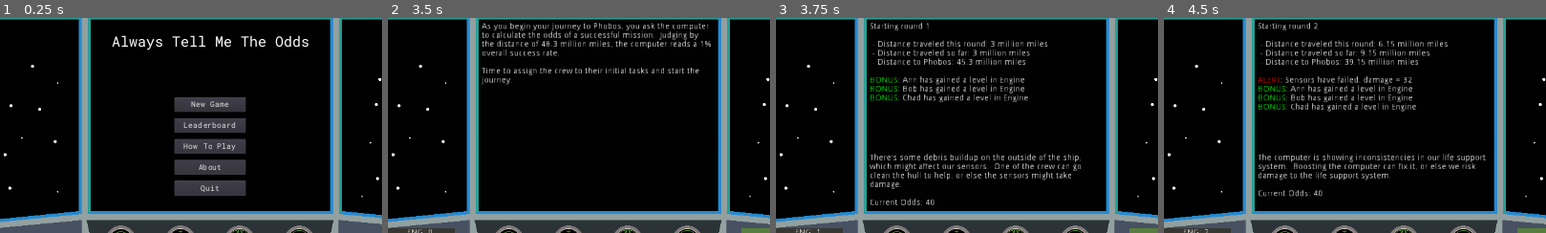
Above: before the commit, frames 1-4 (left to right).
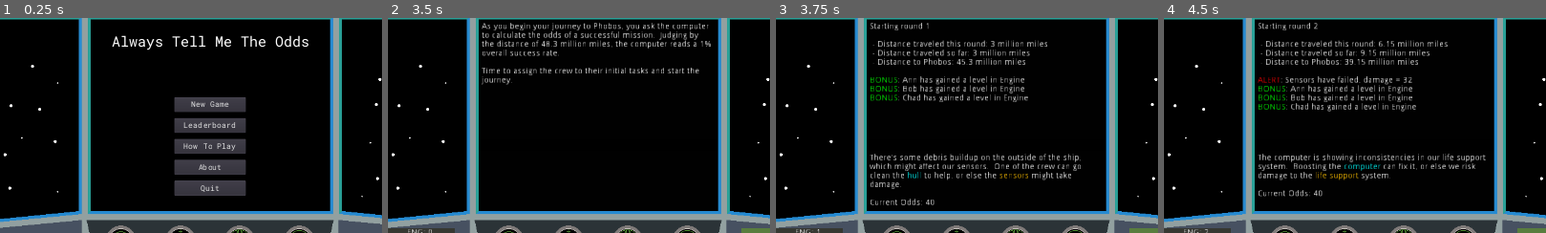
Above: after the commit, the same moments.

Repository: cparlette/alwaystellmetheodds
Game: Godot game, scene res://MainMenu.tscn
The game is run twice, just before and just after one commit, with the same random seed, the same clock (stepped at 60 frames per second) and the same inputs.
Inputs:
- Up to frame 1 (0.25 s): no input
- Up to frame 2 (3.5 s): click "New Game" at 0.5 s; click "Phobos - Easy" at 1.25 s; click "Phobos - Easy" at 2 s; click "Start" at 2.75 s
- Up to frame 3 (3.75 s): click "New Round" at 3.5 s
- Up to frame 4 (4.5 s): click "New Round" at 4.25 s
The pictures show only the part of the screen within x 22-72%, y 2-52%; the shares and areas given below are measured in that part.

Frames 1-2 are identical in both runs. In frame 3, 0.1% of the frame differs, in the area x 34-66%, y 71-75%; in frame 4, 0.3%, in the area x 39-57%, y 67-76%.
Error in both runs: Unable to iterate on object of type 'Nil'. (res://MainMenu.gd:84)

Commit message:
Add colors to events for what to boost or what will take damage

Diff:
--- a/globals.gd
+++ b/globals.gd
@@ -71,37 +71,37 @@
 
 var randomEvents = {
 	0: {
-		"text": "Sir, we are approaching an asteroid belt.  Boosting navigation should help us avoid collisions.  If any of those rocks hit us, our hull is going to take some damage",
+		"text": "Sir, we are approaching an asteroid belt.  Boosting [color=aqua]navigation[/color] should help us avoid collisions.  If any of those rocks hit us, our [color=#FFC000]hull[/color] is going to take some damage",
 		"helpingModule": MODULE_TYPE.NAVIGATION,
 		"startingOdds": 40,
 		"failure": {"moduleId": MODULE_TYPE.HULL, "failText": "[color=red]ALERT[/color]: Asteroids strike the hull, damage = "}
 	},
 	1: {
-		"text": "The computer is showing inconsistencies in our life support system.  Boosting the computer can fix it, or else we risk damage to the life support system.",
+		"text": "The computer is showing inconsistencies in our life support system.  Boosting the [color=aqua]computer[/color] can fix it, or else we risk damage to the [color=#FFC000]life support[/color] system.",
 		"helpingModule": MODULE_TYPE.COMPUTER,
 		"startingOdds": 40,
 		"failure": {"moduleId": MODULE_TYPE.LIFE_SUPPORT, "failText": "[color=red]ALERT[/color]: Life Support system failure, damage = "}
 	},
 	2: {
-		"text": "There's some debris buildup on the outside of the ship, which might affect our sensors.  One of the crew can go clean the hull to help, or else the sensors might take damage.",
+		"text": "There's some debris buildup on the outside of the ship, which might affect our sensors.  One of the crew can go clean the [color=aqua]hull[/color] to help, or else the [color=#FFC000]sensors[/color] might take damage.",
 		"helpingModule": MODULE_TYPE.HULL,
 		"startingOdds": 40,
 		"failure": {"moduleId": MODULE_TYPE.SENSORS, "failText": "[color=red]ALERT[/color]: Sensors have failed, damage = "}
 	},
 	3: {
-		"text": "We're seeing some potential anomalies in the nav system.  More engine boost can recalibrate the bearings and prevent navigation problems.",
+		"text": "We're seeing some potential anomalies in the nav system.  More [color=aqua]engine[/color] boost can recalibrate the bearings and prevent [color=#FFC000]navigation[/color] problems.",
 		"helpingModule": MODULE_TYPE.ENGINE,
 		"startingOdds": 40,
 		"failure": {"moduleId": MODULE_TYPE.NAVIGATION, "failText": "[color=red]ALERT[/color]: Damage to the navigation module, damage = "}
 	},
 	4: {
-		"text": "The engine is overheating and leaking CO2.  Boosting life support can help counteract the potential damage to the engine.",
+		"text": "The engine is overheating and leaking CO2.  Boosting [color=aqua]life support[/color] can help counteract the potential damage to the [color=#FFC000]engine[/color].",
 		"helpingModule": MODULE_TYPE.LIFE_SUPPORT,
 		"startingOdds": 40,
 		"failure": {"moduleId": MODULE_TYPE.ENGINE, "failText": "[color=red]ALERT[/color]: Engine power decreased, damage = "}
 	},
 	5: {
-		"text": "Our computers are reporting a potential malfunction.  A crewmember can help find the root cause by boosting the sensors.",
+		"text": "Our [color=#FFC000]computers[/color] are reporting a potential malfunction.  A crewmember can help find the root cause by boosting the [color=aqua]sensors[/color].",
 		"helpingModule": MODULE_TYPE.SENSORS,
 		"startingOdds": 40,
 		"failure": {"moduleId": MODULE_TYPE.COMPUTER, "failText": "[color=red]ALERT[/color]: Computer system failure, damage = "}
